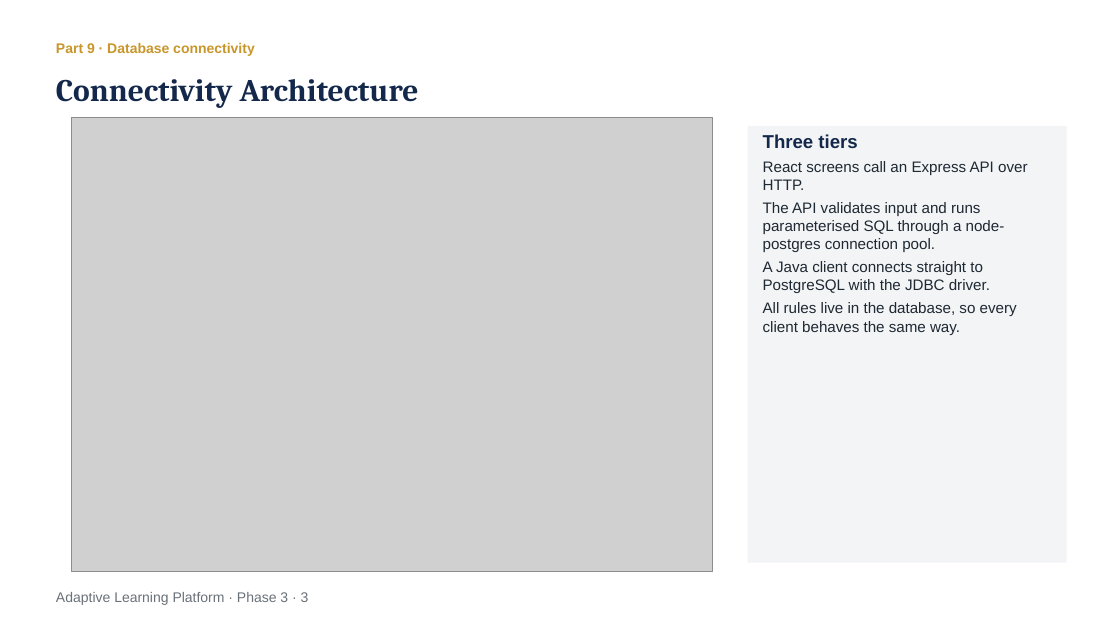
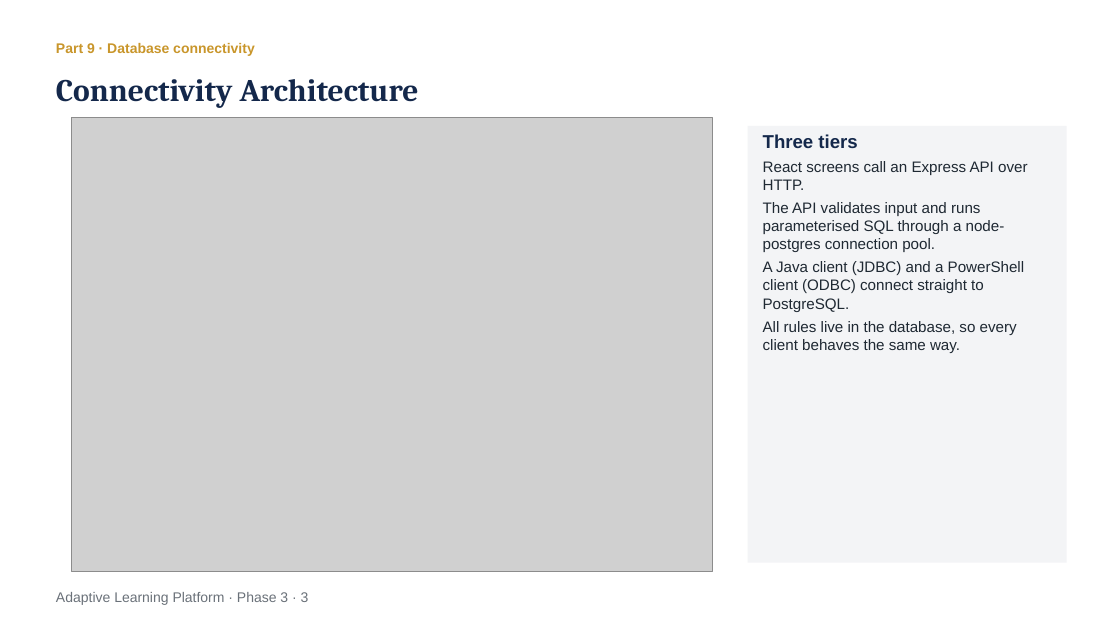
Before and after one commit to Vani-06/quiz_companion, a slide deck: slide 3 of docs/Phase 3 - Integration and Delivery.pptx. Drawn at 1120x630 pixels with LibreOffice and Linux fonts; fonts in the diff are those of the drawing; grey boxes stand for pictures. Boxes give left, top, right and bottom in pixels: in the first picture for what was removed or moved away, otherwise in the second. Text is boxed around its words. In the diff, an @@ line names an element or a change of style, - is before the commit and + after.

Commit message:
docs: rebuild the Phase 3 presentation with the ODBC slide

```diff
--- a/docs/Phase 3 - Integration and Delivery.pptx
+++ b/docs/Phase 3 - Integration and Delivery.pptx
@@ text in rectangle at [763,261,1025,312]: text changed @@
-A Java client connects straight to PostgreSQL with the JDBC driver.
+A Java client (JDBC) and a PowerShell client (ODBC) connect straight to PostgreSQL.
```
Also in this commit, not shown: 5 other slides changed, 1 slide added.
